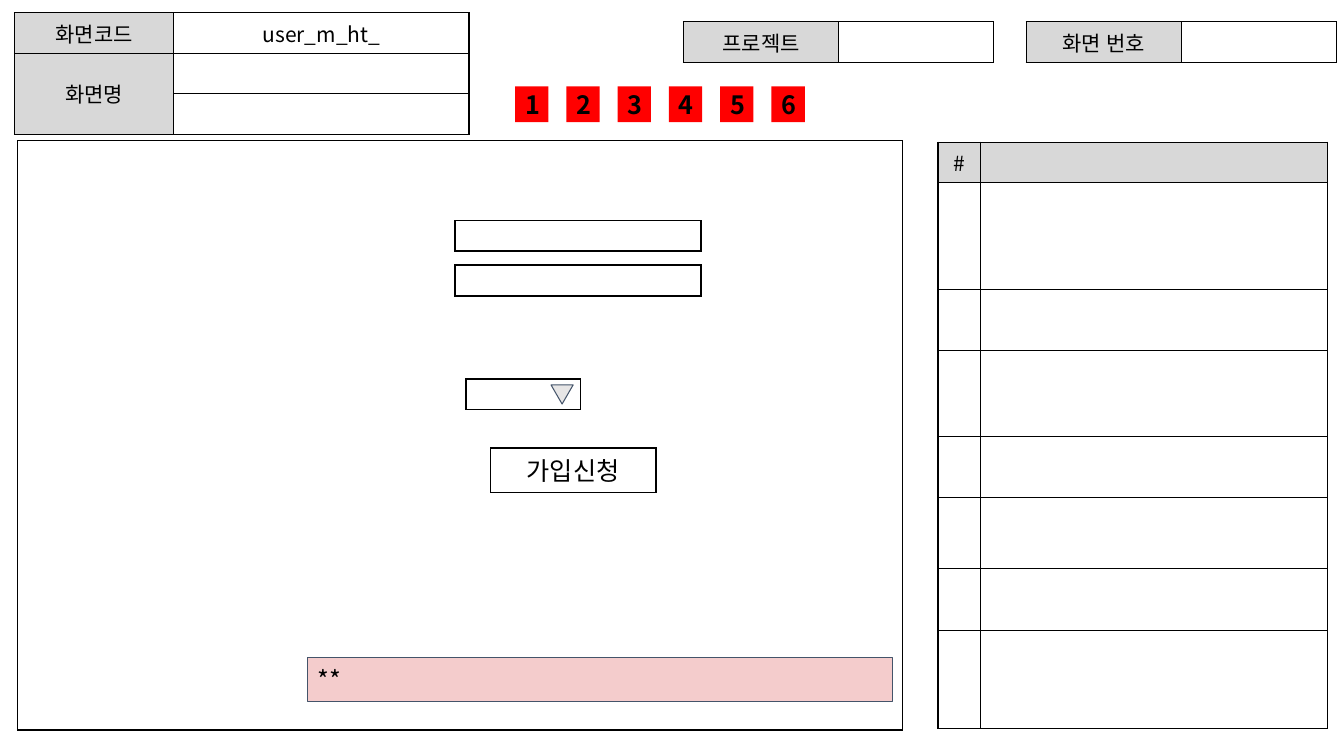
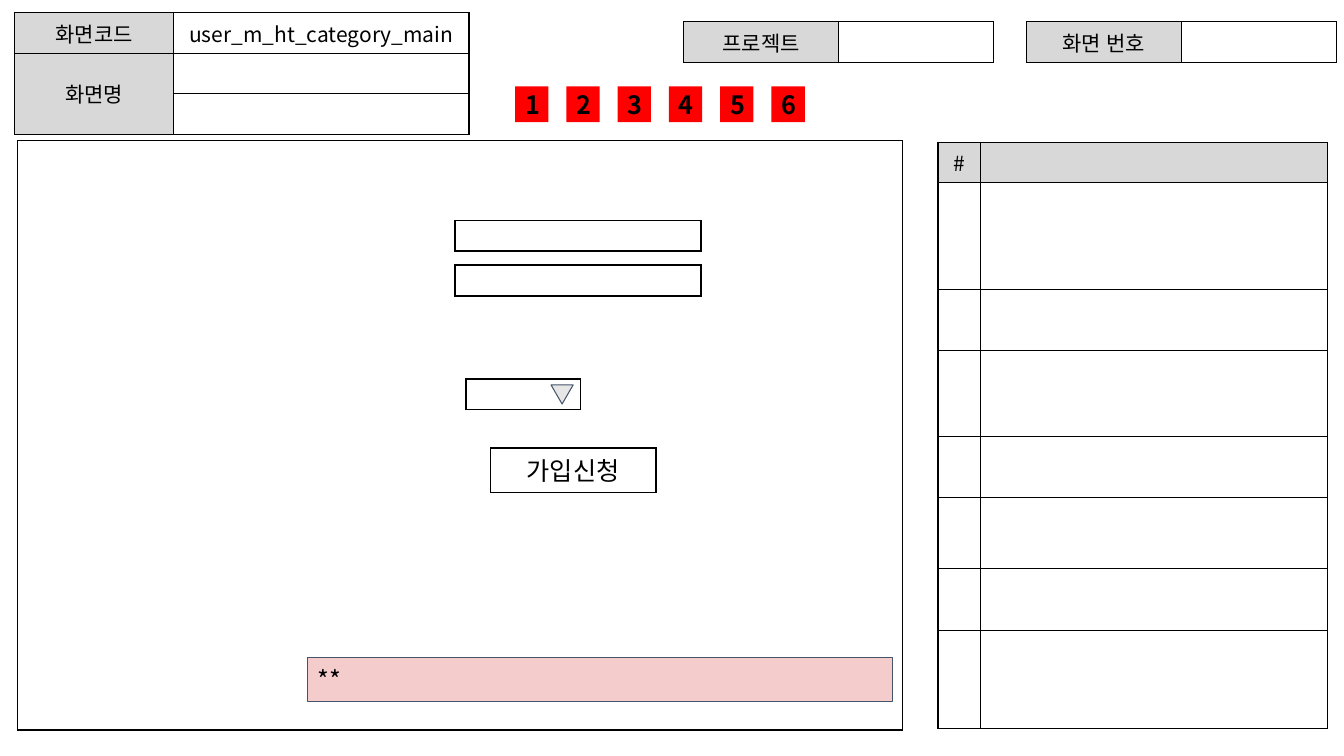
Before and after one commit to ezenteam2/EzenCrowdFunding, a slide deck: slide 5 of project03 화면설계서/project03 - 화면 설계서 - 현태.pptx. Drawn at 1344x756 pixels with LibreOffice and Linux fonts; fonts in the diff are those of the drawing. Boxes give left, top, right and bottom in pixels: in the first picture for what was removed or moved away, otherwise in the second. Text is boxed around its words. In the diff, an @@ line names an element or a change of style, - is before the commit and + after.

```diff
--- a/project03 화면설계서/project03 - 화면 설계서 - 현태.pptx
+++ b/project03 화면설계서/project03 - 화면 설계서 - 현태.pptx
@@ table at (14,13,469,119) @@
-row 1, column 2: user_m_ht_
+row 1, column 2: user_m_ht_category_main
```
Also in this commit, not shown: 15 other slides changed, 2 slides removed, 1 other file.
